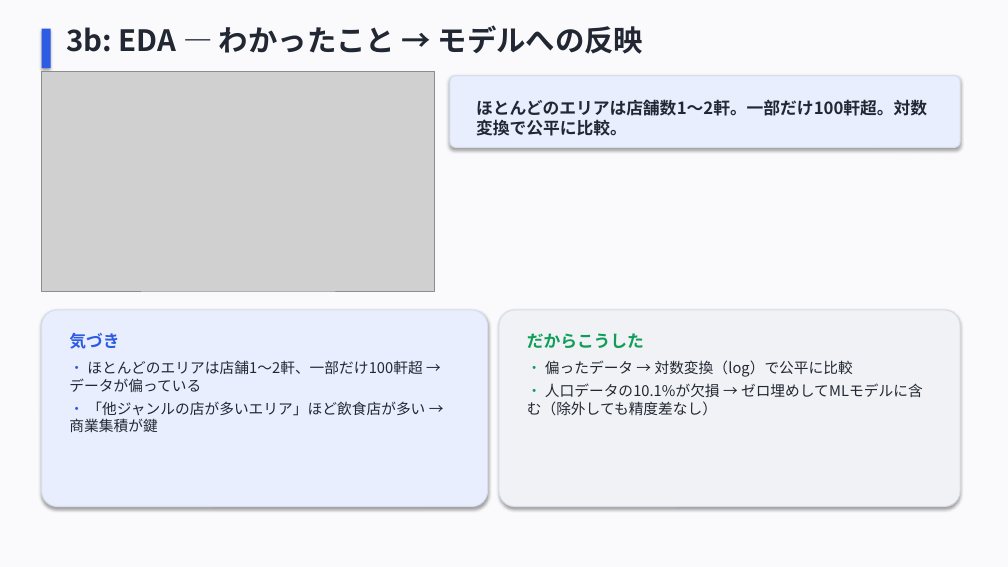
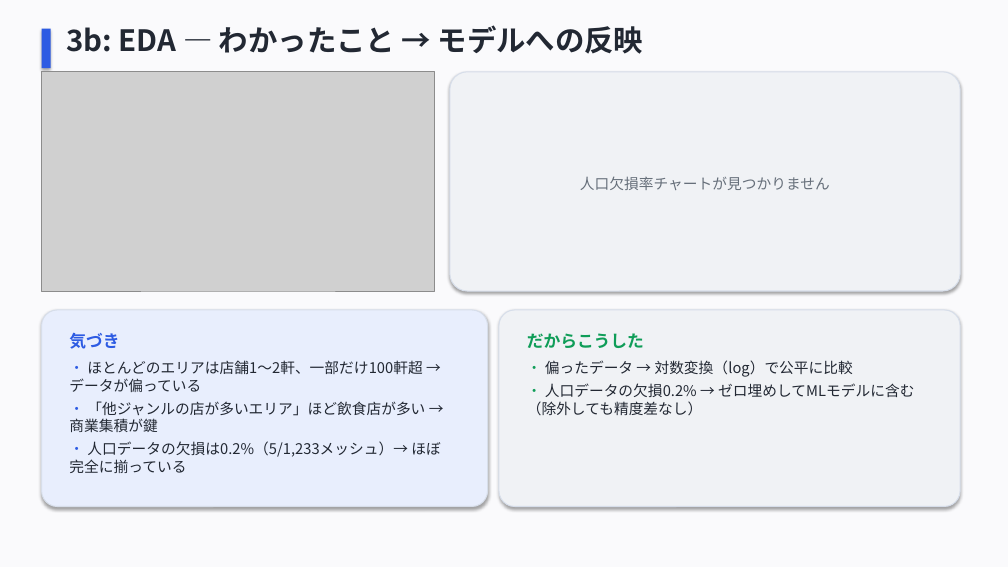
Before and after one commit to HisafumiTakahashi/market_gap_finder, a slide deck: slide 6 of docs/market_gap_finder_presentation.pptx. Drawn at 1008x567 pixels with LibreOffice and Linux fonts; fonts in the diff are those of the drawing; grey boxes stand for pictures. Boxes give left, top, right and bottom in pixels: in the first picture for what was removed or moved away, otherwise in the second. Text is boxed around its words. In the diff, an @@ line names an element or a change of style, - is before the commit and + after.

```diff
--- a/docs/market_gap_finder_presentation.pptx
+++ b/docs/market_gap_finder_presentation.pptx
@@ rounded rectangle: place and size @@
-rounded rectangle at <box>450,76,960,147</box>
+rounded rectangle at <box>450,72,960,291</box>
@@ rounded rectangle at <box>450,72,960,291</box>: fill #E8EEFD to #F0F2F5 @@
@@ text "人口欠損率チャートが見つかりません" at <box>580,176,830,190</box>: vertical alignment top to middle @@
@@ text at <box>580,176,830,190</box>: text changed; size 16 to 14 pt; text colour #222833 to #666F7A; bold off @@
-ほとんどのエリアは店舗数1〜2軒。一部だけ100軒超。対数変換で公平に比較。
+人口欠損率チャートが見つかりません
@@ text at <box>527,383,914,415</box>: text changed @@
-• 人口データの10.1%が欠損 → ゼロ埋めしてMLモデルに含む（除外しても精度差なし）
+• 人口データの欠損0.2% → ゼロ埋めしてMLモデルに含む（除外しても精度差なし）
@@ text at <box>69,441,440,473</box>: paragraph added @@
+• 人口データの欠損は0.2%（5/1,233メッシュ）→ ほぼ完全に揃っている
```
Also in this commit, not shown: 1 other slide changed, 6 other files.
